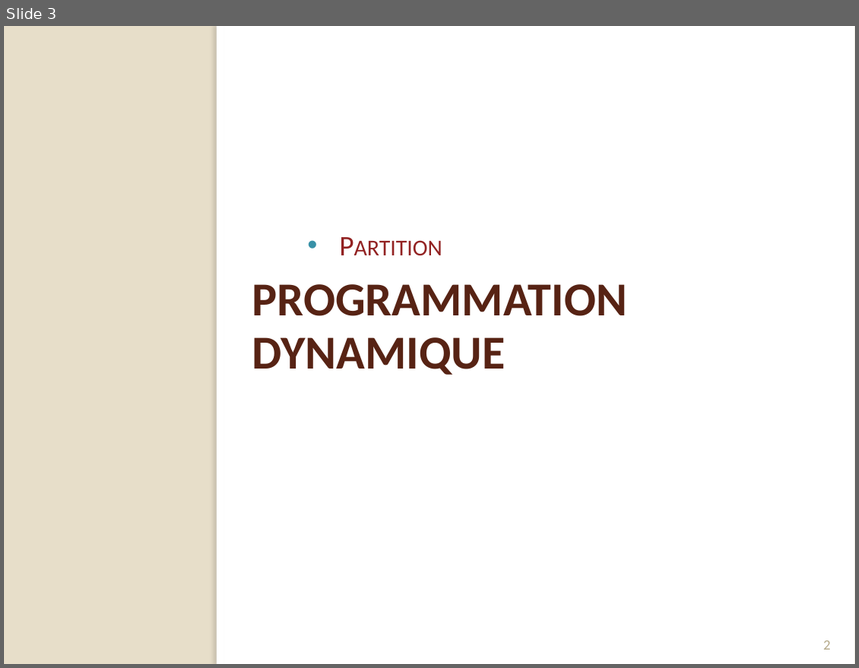
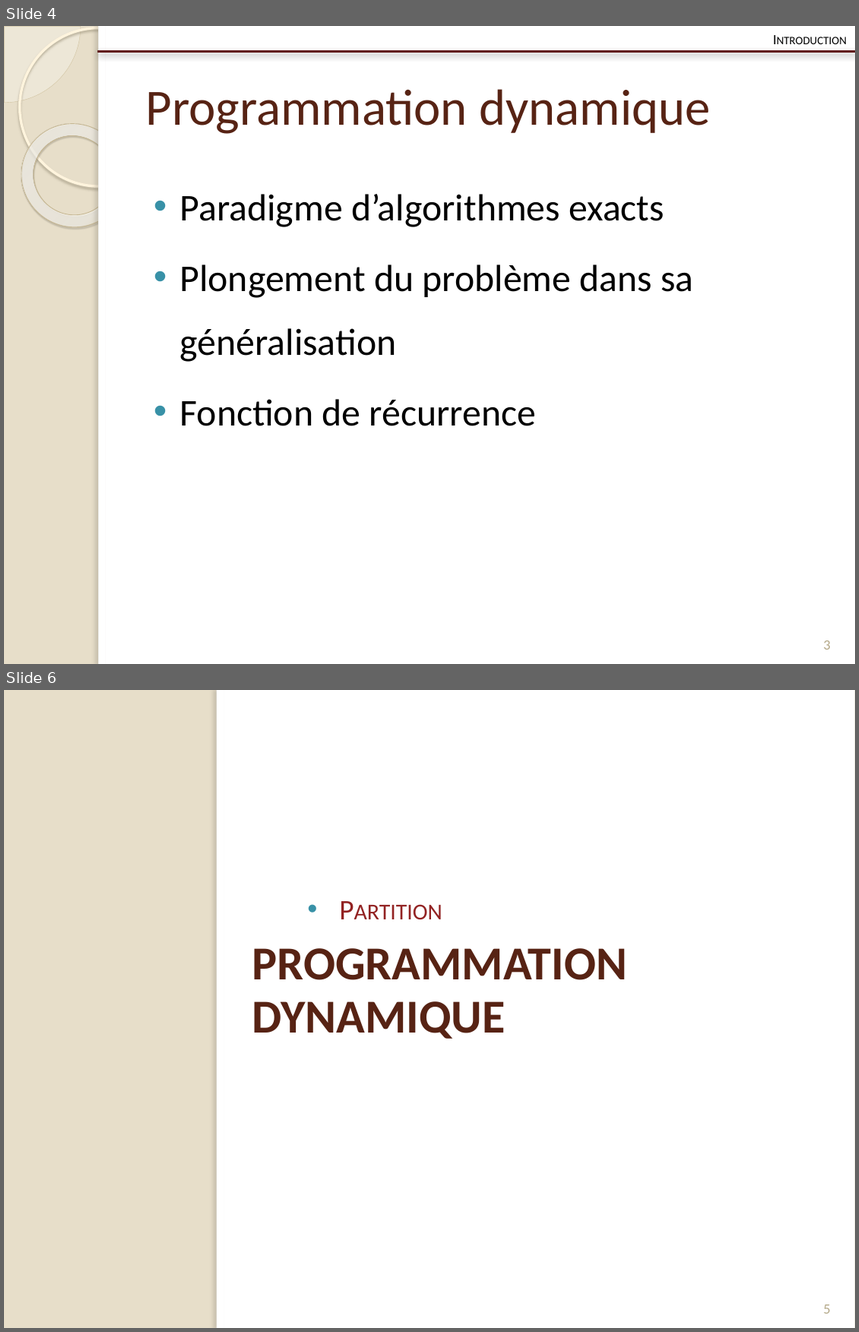
Before and after one commit to Origraena/moca, a slide deck: gmin213/tp/presentation/pres.pptx. Shown one above the other, each under a label of ours: slide 3 before the commit, slides 4 and 6 after it; the slides between them are not shown. The pictures are 859x668 and 859x1332 pixels, drawn with LibreOffice and Linux fonts; fonts in the diff are those of the drawing; background and template pictures are left out. Boxes give left, top, right and bottom in pixels: in the first picture for what was removed or moved away, otherwise in the second. Text is boxed around its words. In the diff, an @@ line names an element or a change of style, - is before the commit and + after.

```diff
--- a/gmin213/tp/presentation/pres.pptx
+++ b/gmin213/tp/presentation/pres.pptx
@@ slide 4 added at box(4, 26, 855, 664), background #E7DEC9 @@
@@ pie slice (boxed as its full ellipse) added at box(4, 26, 81, 103), fill #FEFAF4 at 33% opacity, outline #D3C39F 0.25 pt @@
@@ ellipse added at box(19, 28, 177, 186), outline #FFF5DE 2.15 pt @@
@@ text added at box(97, 26, 855, 52), 12 pt, text #000000, small capitals @@
+Introduction
@@ rectangle added at box(98, 26, 855, 664), fill #FFFFFF @@
@@ rectangle added at box(98, 26, 105, 664), fill #FFFFFF @@
@@ line added from (97, 52) to (855, 52), #621717 2 pt @@
@@ title added at box(146, 89, 711, 134), 43 pt, text #572314 @@
+Programmation dynamique
@@ donut added at box(4, 103, 146, 248), fill gradient #FFFCF6 to #FFFEFB to #F0D28E, outline #C7B893 0.58 pt @@
@@ text added at box(180, 194, 693, 427), 32 pt, text #000000 @@
+• Paradigme d’algorithmes exacts
+• Plongement du problème dans sa généralisation
+• Fonction de récurrence
@@ page number added at box(823, 641, 830, 650), 12 pt, text #B6A98A @@
+3
@@ what was slide 3 is now slide 6 @@
@@ page number at box(823, 1305, 830, 1314): text changed @@
-2
+5
```
Also in this commit, not shown: 7 slides changed, 9 other slides added, 1 slide removed, 9 other files.
